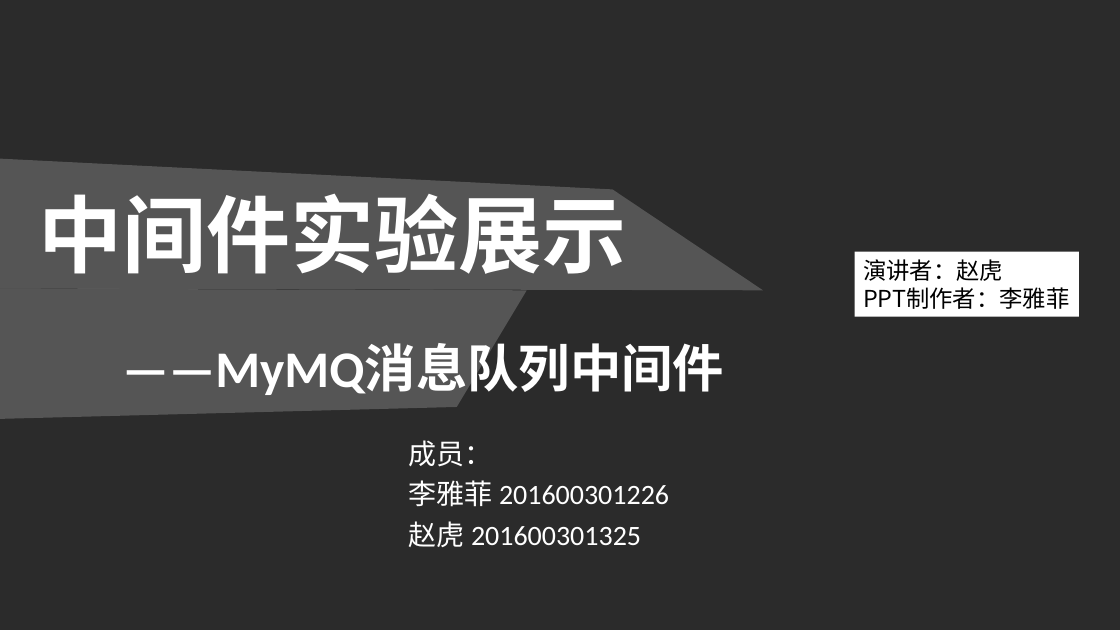
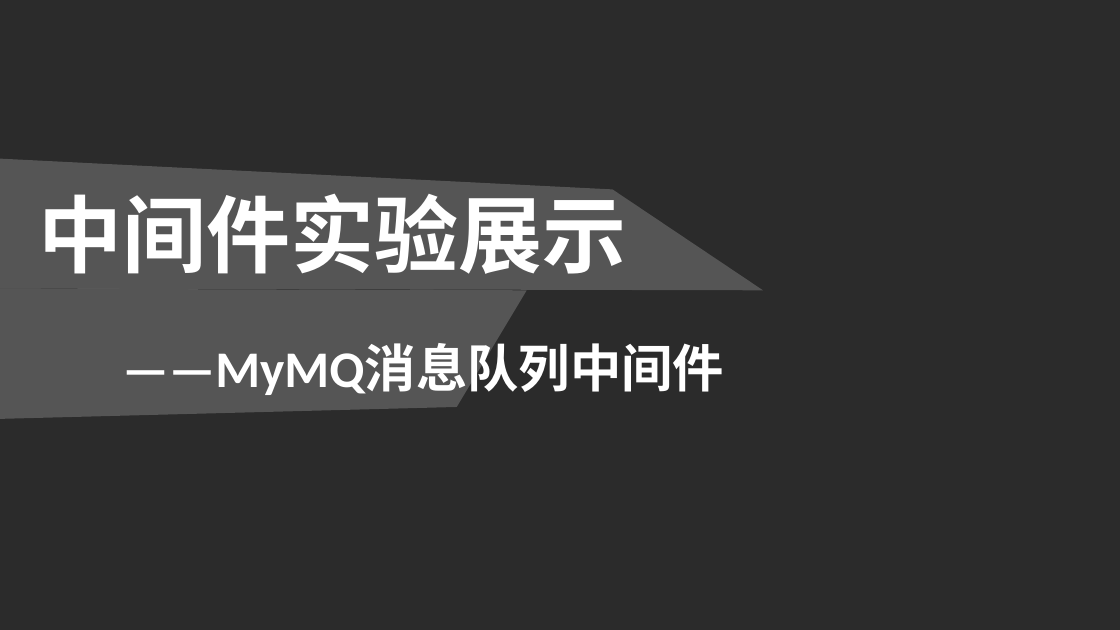
Before and after one commit to Anonymoushhh/MyMQ, a slide deck: slide 1 of 实验演示.pptx. Drawn at 1120x630 pixels with LibreOffice and Linux fonts; fonts in the diff are those of the drawing; background and template pictures are left out; a plain dark background stands for a picture behind light text. Boxes give left, top, right and bottom in pixels: in the first picture for what was removed or moved away, otherwise in the second. Text is boxed around its words. In the diff, an @@ line names an element or a change of style, - is before the commit and + after.

Commit message:
v-1.8

```diff
--- a/实验演示.pptx
+++ b/实验演示.pptx
@@ rectangle removed at (855, 252, 1080, 317) @@
-演讲者：赵虎
-PPT制作者：李雅菲
@@ text removed at (409, 440, 669, 547) @@
-成员：
-李雅菲 201600301226
-赵虎 201600301325
```
